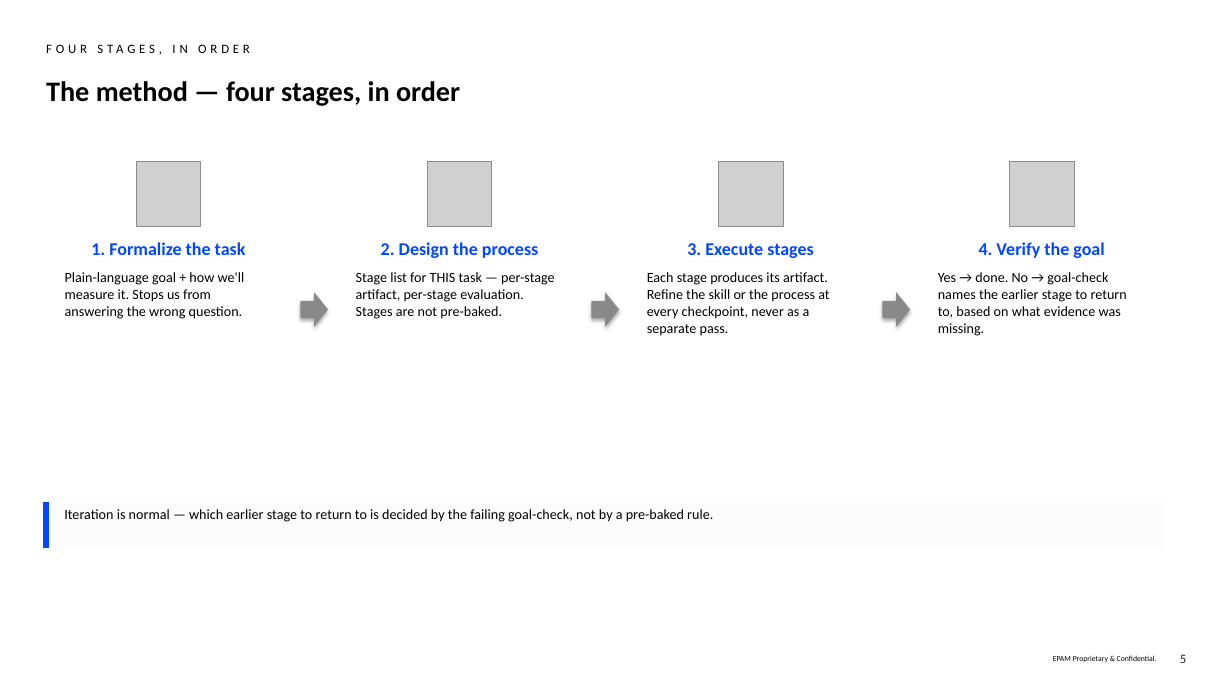
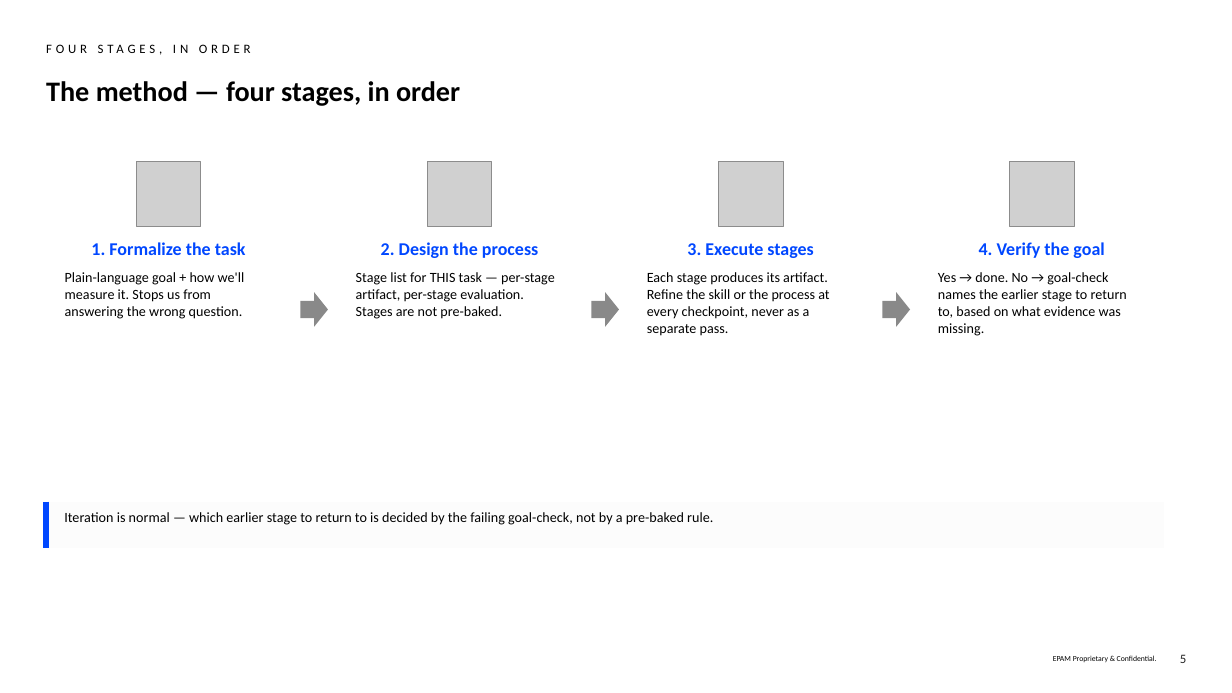
Before and after one commit to fr0ster/cloud-llm-hub, a slide deck: slide 5 of docs/tutorials/code-review/examples/ZDMS_UPLOAD_FILES/report.simple-deck.pptx. Drawn at 1232x693 pixels with LibreOffice and Linux fonts; fonts in the diff are those of the drawing; grey boxes stand for pictures; background and template pictures are left out. Boxes give left, top, right and bottom in pixels: in the first picture for what was removed or moved away, otherwise in the second. Text is boxed around its words. In the diff, an @@ line names an element or a change of style, - is before the commit and + after.

```diff
--- a/docs/tutorials/code-review/examples/ZDMS_UPLOAD_FILES/report.simple-deck.pptx
+++ b/docs/tutorials/code-review/examples/ZDMS_UPLOAD_FILES/report.simple-deck.pptx
@@ shadow off; proportions changed in 3 elements at box(300, 292, 328, 326), box(592, 292, 619, 326), box(883, 292, 910, 326) @@
@@ table at box(46, 502, 1165, 548) @@
@@ borders changed @@
```
Also in this commit, not shown: 23 other slides changed, 4 slides added, 3 other files.
